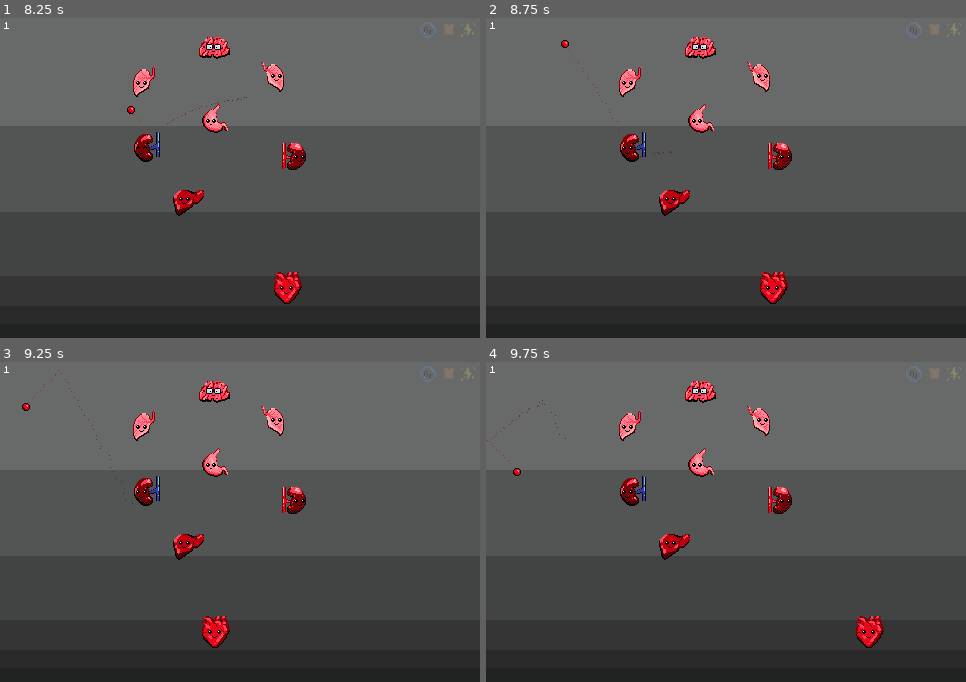
Above: before the commit, frames 1-4 (two rows, left to right).
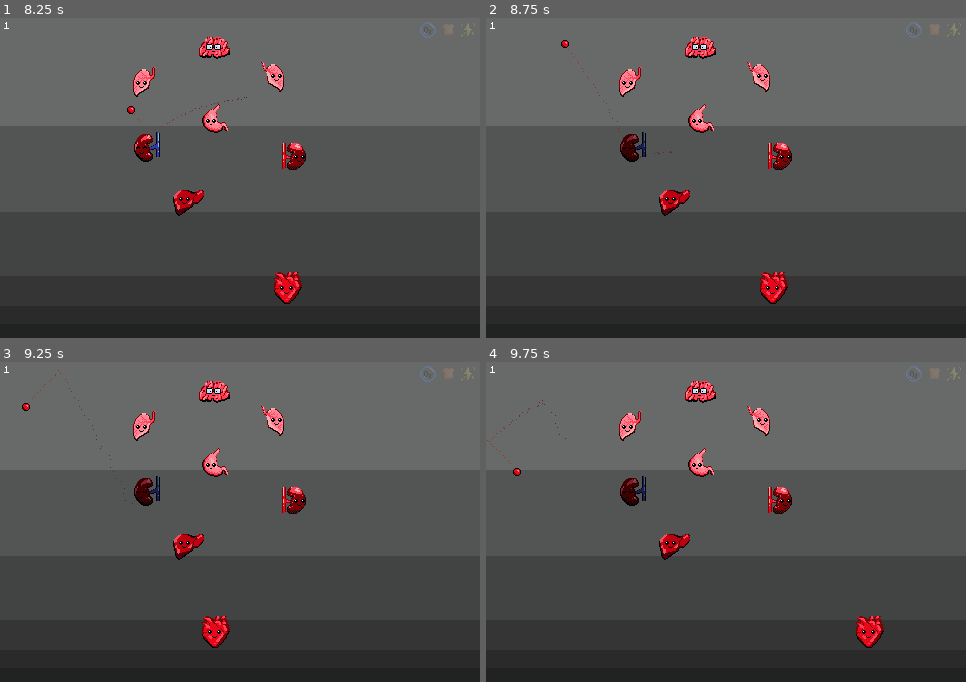
Above: after the commit, the same moments.

Repository: dmitriy-shmilo/arkabeat
Game: Godot game, scene res://screens/main/main.tscn
Same seed, same stepped clock (60 frames per second), same inputs: the game is played once before the commit and once after it.
Inputs (mouse positions are in pixels of both pictures, inside the frame that each line leads up to):
- Up to frame 1 (8.25 s): tap Enter at 0.5, 2, 3.5 s; move the mouse to (345, 162) at 0.52 s; tap Space at 1.25, 2.75, 5 s; move the mouse to (144, 194) at 1.27 s; move the mouse to (288, 107) at 2.02 s; move the mouse to (216, 242) at 2.77 s; move the mouse to (384, 226) at 3.52 s; move the mouse to (96, 130) at 4.27 s; move the mouse to (264, 178) at 5.02 s; move the mouse to (168, 98) at 5.77 s; move the mouse to (345, 162) at 6.52 s; move the mouse to (144, 194) at 7.27 s; move the mouse to (288, 107) at 8.02 s
- Up to frame 2 (8.75 s): no input
- Up to frame 3 (9.25 s): move the mouse to (216, 586) at 8.77 s
- Up to frame 4 (9.75 s): move the mouse to (870, 570) at 9.52 s

Frame 1 is identical in both runs. In frame 2, 0.2% of the frame differs, in the area x 24-34%, y 25-45%; in frame 3, 0.2%; in frame 4, 0.2%.
Error in both runs: Trying to assign value of type 'AnimatedSprite' to a variable of type 'Sprite'. (res://bat/bat.gd:6)

Commit message:
Add sleep frames

Diff:
--- a/organ/organ.gd
+++ b/organ/organ.gd
@@ -57,6 +57,10 @@
 	_sprite.region_rect.position.x = 0
 
 
+func play_sleep_frame():
+	_sprite.region_rect.position.x = 64
+
+
 func _show_resource():
 	_resource_sprite.visible = true
 	_resource_tween.interpolate_property(_resource_sprite, "position", \
--- a/organ/organ.tscn
+++ b/organ/organ.tscn
@@ -9,7 +9,7 @@
 
 [sub_resource type="Animation" id=2]
 resource_name = "Hit"
-length = 0.5
+length = 2.5
 tracks/0/type = "method"
 tracks/0/path = NodePath(".")
 tracks/0/interp = 1
@@ -17,19 +17,70 @@
 tracks/0/imported = false
 tracks/0/enabled = true
 tracks/0/keys = {
-"times": PoolRealArray( 0.1, 0.5 ),
-"transitions": PoolRealArray( 1, 1 ),
+"times": PoolRealArray( 0, 0.5, 2.5 ),
+"transitions": PoolRealArray( 1, 1, 1 ),
 "values": [ {
 "args": [  ],
 "method": "play_hit_frame"
 }, {
 "args": [  ],
+"method": "play_sleep_frame"
+}, {
+"args": [  ],
 "method": "play_normal_frame"
 } ]
+}
+tracks/1/type = "value"
+tracks/1/path = NodePath("Sprite:modulate")
+tracks/1/interp = 1
+tracks/1/loop_wrap = true
+tracks/1/imported = false
+tracks/1/enabled = true
+tracks/1/keys = {
+"times": PoolRealArray( 0.5, 2.5 ),
+"transitions": PoolRealArray( 1, 1 ),
+"update": 1,
+"values": [ Color( 0.498039, 0.498039, 0.498039, 1 ), Color( 1, 1, 1, 1 ) ]
+}
+tracks/2/type = "value"
+tracks/2/path = NodePath("KinematicBody2D/CollisionShape2D:disabled")
+tracks/2/interp = 1
+tracks/2/loop_wrap = true
+tracks/2/imported = false
+tracks/2/enabled = true
+tracks/2/keys = {
+"times": PoolRealArray( 0, 2.5 ),
+"transitions": PoolRealArray( 1, 1 ),
+"update": 1,
+"values": [ true, false ]
 }
 
 [sub_resource type="Animation" id=3]
 resource_name = "Normal"
+tracks/0/type = "value"
+tracks/0/path = NodePath("KinematicBody2D/CollisionShape2D:disabled")
+tracks/0/interp = 1
+tracks/0/loop_wrap = true
+tracks/0/imported = false
+tracks/0/enabled = true
+tracks/0/keys = {
+"times": PoolRealArray( 0 ),
+"transitions": PoolRealArray( 1 ),
+"update": 1,
+"values": [ false ]
+}
+tracks/1/type = "value"
+tracks/1/path = NodePath("Sprite:modulate")
+tracks/1/interp = 1
+tracks/1/loop_wrap = true
+tracks/1/imported = false
+tracks/1/enabled = true
+tracks/1/keys = {
+"times": PoolRealArray( 0 ),
+"transitions": PoolRealArray( 1 ),
+"update": 0,
+"values": [ Color( 1, 1, 1, 1 ) ]
+}
 
 [node name="Organ" type="Node2D"]
 script = ExtResource( 1 )
